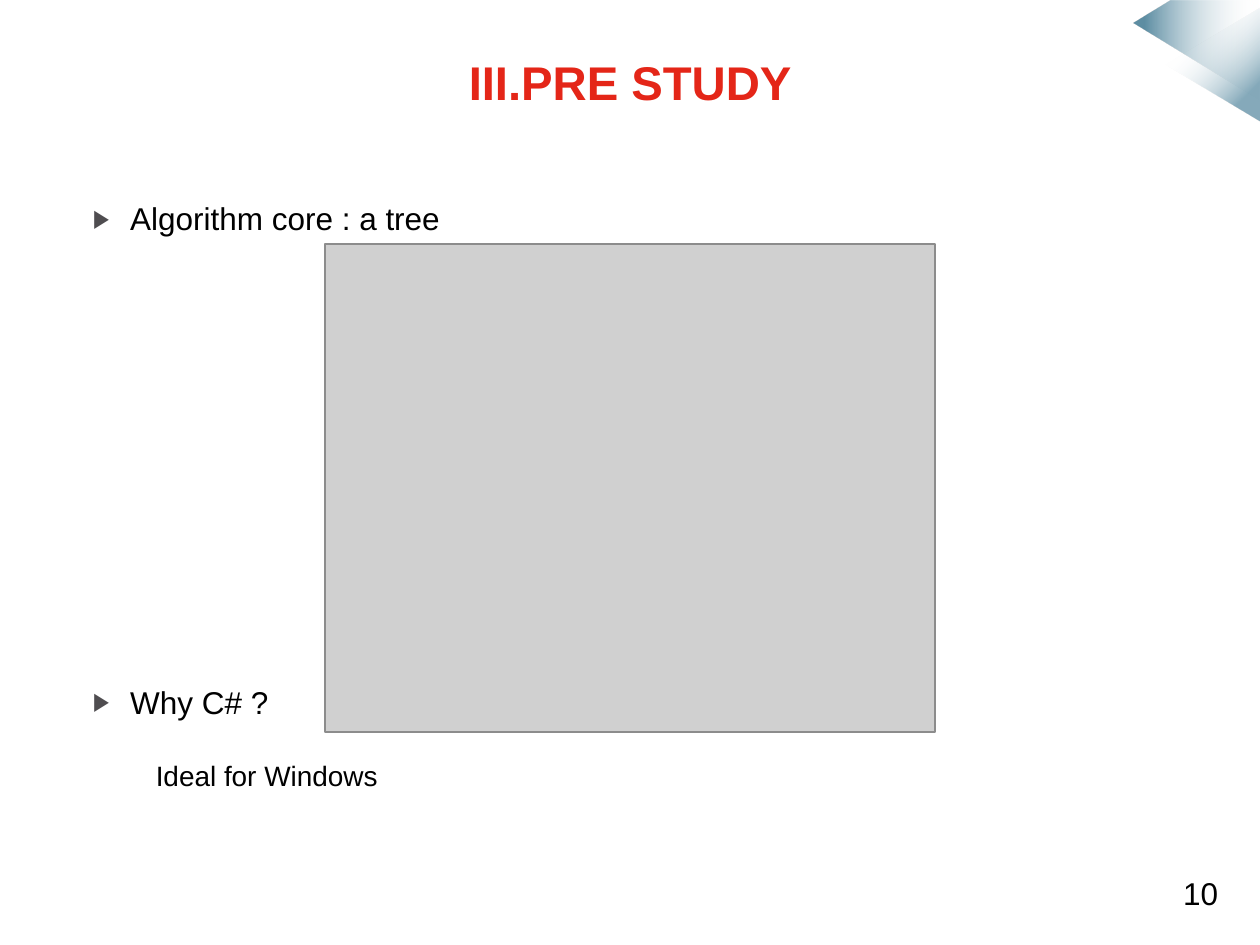
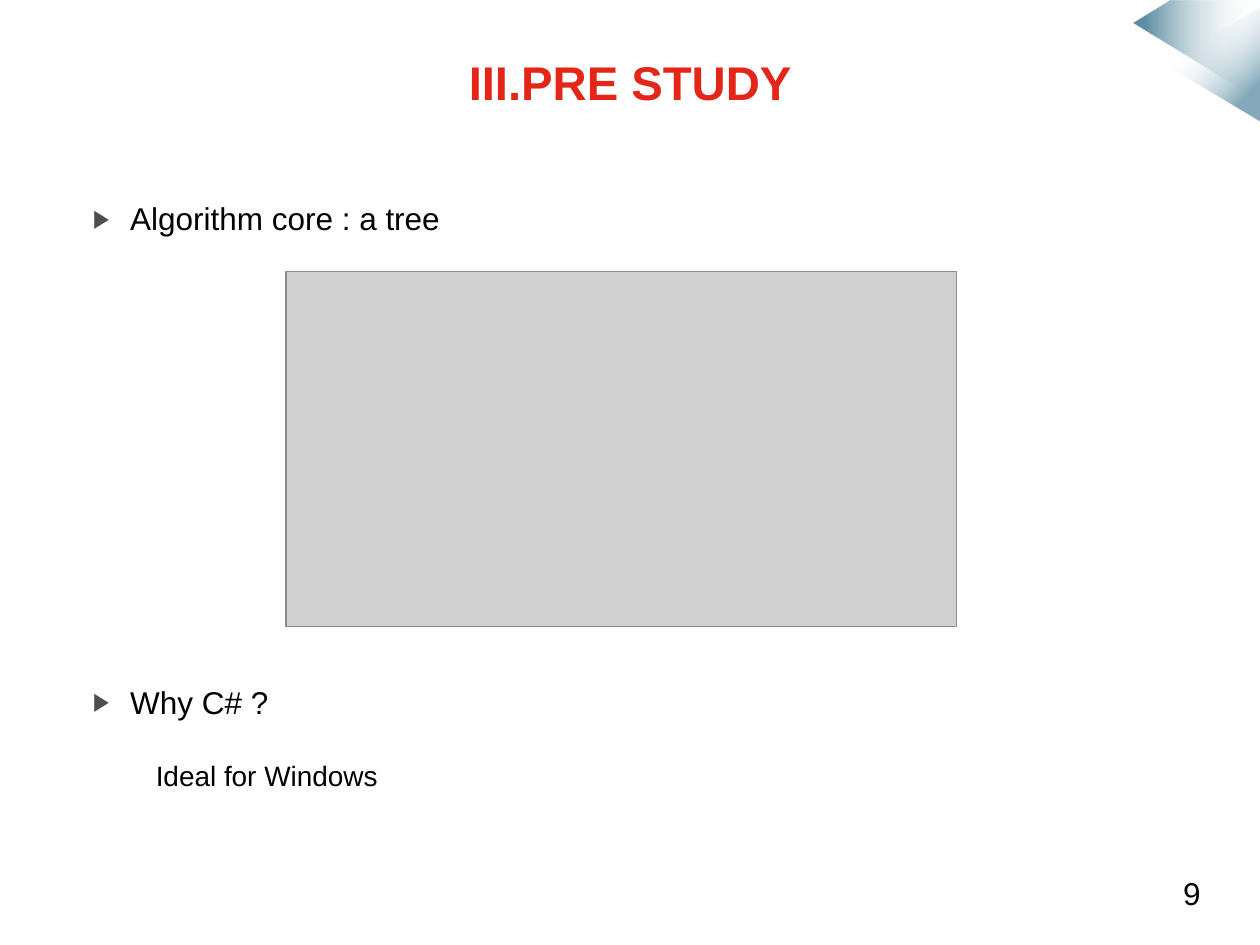
Before and after one commit to mmeven/EP_Domotique_Tablette, a slide deck: slide 9 of Rendu/Diapo_prototype_janvier.pptx. Drawn at 1260x945 pixels with LibreOffice and Linux fonts; fonts in the diff are those of the drawing; grey boxes stand for pictures; background and template pictures are left out. Boxes give left, top, right and bottom in pixels: in the first picture for what was removed or moved away, otherwise in the second. Text is boxed around its words. In the diff, an @@ line names an element or a change of style, - is before the commit and + after.

```diff
--- a/Rendu/Diapo_prototype_janvier.pptx
+++ b/Rendu/Diapo_prototype_janvier.pptx
@@ picture: place and size @@
-picture at (325,244,935,732)
+picture at (286,271,956,626)
@@ text at (1183,883,1201,906): text changed @@
-10
+9
```
Also in this commit, not shown: 8 other slides changed, 1 slide added.
